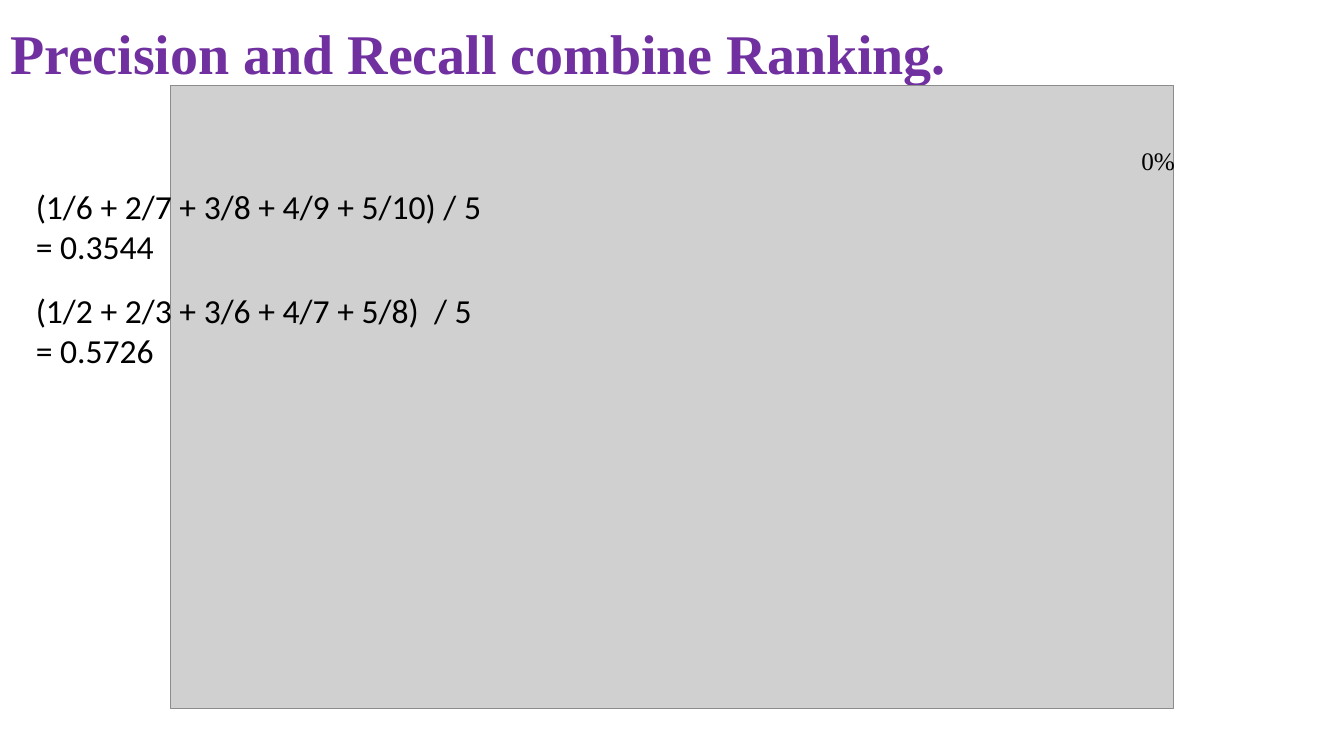
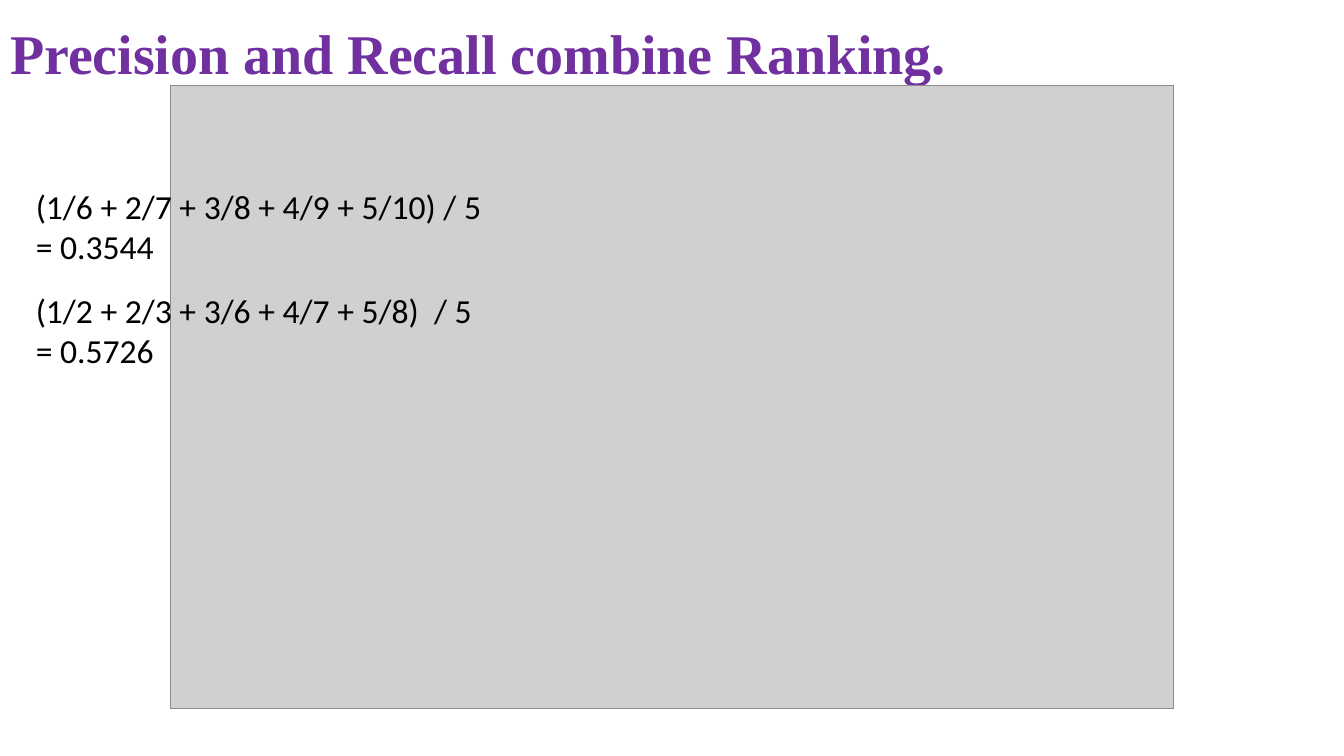
Before and after one commit to NghiLamPhuc/NLP., a slide deck: slide 9 of IR/Presentation1.pptx. Drawn at 1344x756 pixels with LibreOffice and Linux fonts; fonts in the diff are those of the drawing; grey boxes stand for pictures. Boxes give left, top, right and bottom in pixels: in the first picture for what was removed or moved away, otherwise in the second. Text is boxed around its words. In the diff, an @@ line names an element or a change of style, - is before the commit and + after.

```diff
--- a/IR/Presentation1.pptx
+++ b/IR/Presentation1.pptx
@@ text removed at (1141,150,1175,176) @@
-0%
```
Also in this commit, not shown: 2 other slides changed, 11 slides added, 1 slide removed, 19 other files.
